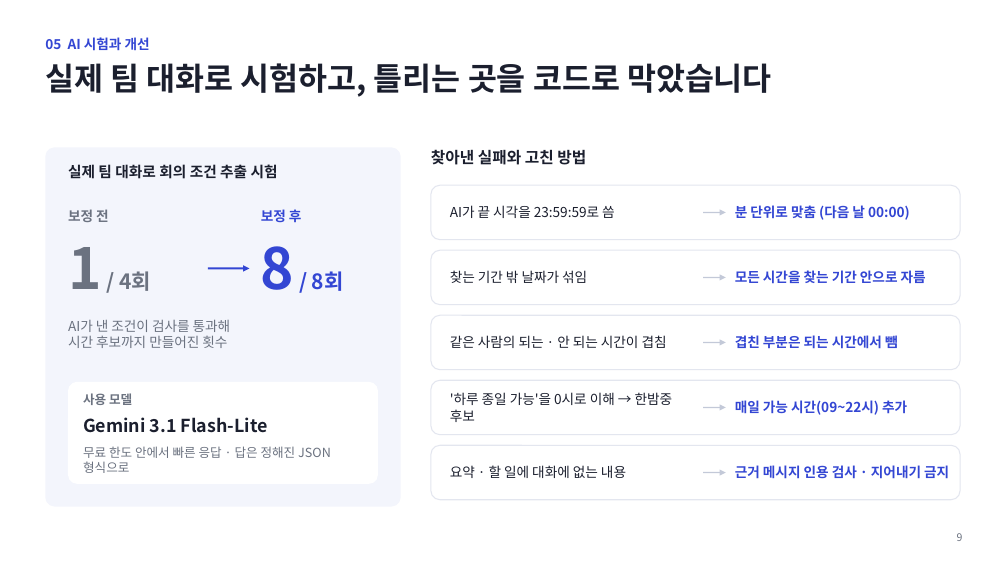
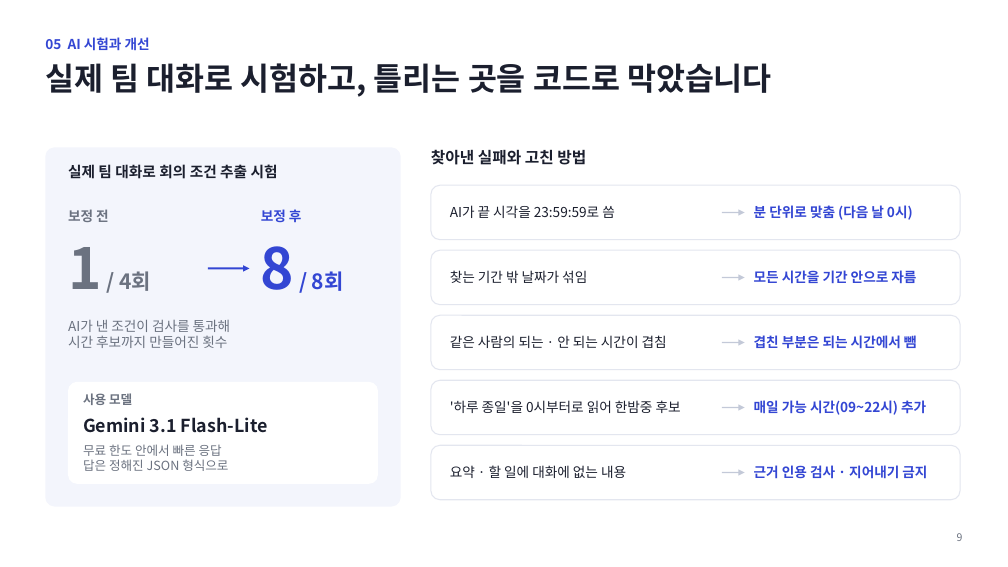
Before and after one commit to kccprogramming/syncle-web, a slide deck: slide 9 of docs/presentation/Syncle_발표.pptx. Drawn at 1008x567 pixels with LibreOffice and Linux fonts; fonts in the diff are those of the drawing. Boxes give left, top, right and bottom in pixels: in the first picture for what was removed or moved away, otherwise in the second. Text is boxed around its words. In the diff, an @@ line names an element or a change of style, - is before the commit and + after.

```diff
--- a/docs/presentation/Syncle_발표.pptx
+++ b/docs/presentation/Syncle_발표.pptx
@@ text at (754,205,913,220): text changed @@
-분 단위로 맞춤 (다음 날 00:00)
+분 단위로 맞춤 (다음 날 0시)
@@ text at (754,270,916,284): text changed @@
-모든 시간을 찾는 기간 안으로 자름
+모든 시간을 기간 안으로 자름
@@ text "겹친 부분은 되는 시간에서 뺌": place and size @@
-text "겹친 부분은 되는 시간에서 뺌" at (735,334,898,352)
+text "겹친 부분은 되는 시간에서 뺌" at (754,334,917,352)
@@ text "매일 가능 시간(09~22시) 추가": place and size @@
-text "매일 가능 시간(09~22시) 추가" at (735,400,907,415)
+text "매일 가능 시간(09~22시) 추가" at (754,400,926,415)
@@ text at (450,400,681,413): text changed @@
-'하루 종일 가능'을 0시로 이해 → 한밤중 후보
+'하루 종일'을 0시부터로 읽어 한밤중 후보
@@ text at (83,444,228,471): text changed @@
-무료 한도 안에서 빠른 응답 · 답은 정해진 JSON 형식으로
+무료 한도 안에서 빠른 응답
+답은 정해진 JSON 형식으로
@@ 5 arrows: place and size @@
-5 arrows at (703,212,726,473)
+5 arrows at (722,212,745,473)
@@ text at (754,465,927,479): text changed @@
-근거 메시지 인용 검사 · 지어내기 금지
+근거 인용 검사 · 지어내기 금지
```
Also in this commit, not shown: 6 other slides changed, 1 other file.
